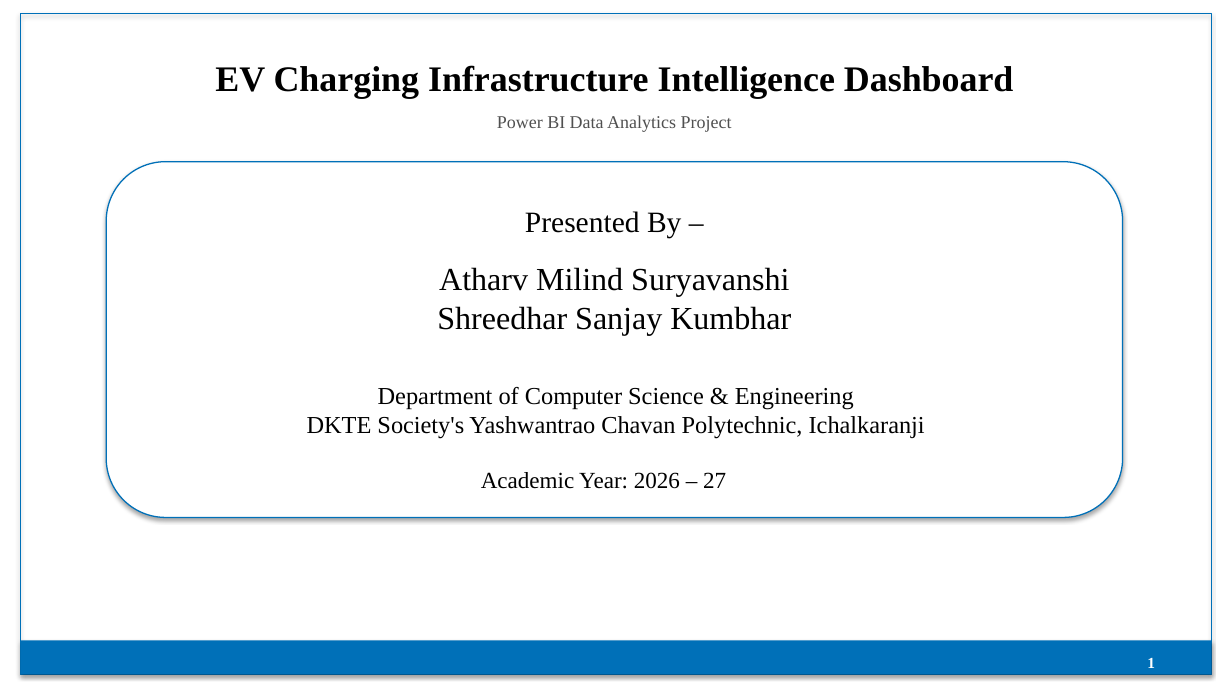
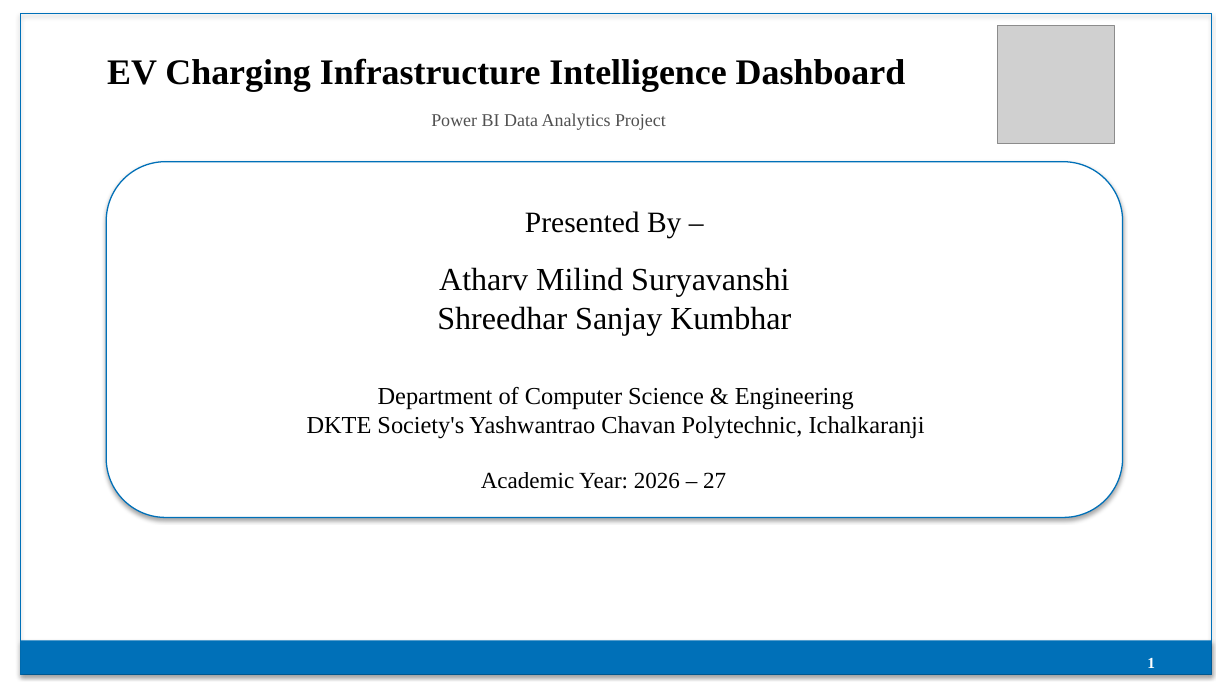
Before and after one commit to athrav138/Data-Science-Internship-Soft-Tech-12-Weeks, a slide deck: slide 1 of Projects 4 & 11 Week/Project 2 - EV Charging Infrastructure Intelligence - Power BI Project - Week 11/EV_Charging_Infrastructure_Dashboard_Academic_Theme_Times_New_Roman.pptx. Drawn at 1232x693 pixels with LibreOffice and Linux fonts; fonts in the diff are those of the drawing; grey boxes stand for pictures. Boxes give left, top, right and bottom in pixels: in the first picture for what was removed or moved away, otherwise in the second. Text is boxed around its words. In the diff, an @@ line names an element or a change of style, - is before the commit and + after.

```diff
--- a/Projects 4 & 11 Week/Project 2 - EV Charging Infrastructure Intelligence - Power BI Project - Week 11/EV_Charging_Infrastructure_Dashboard_Academic_Theme_Times_New_Roman.pptx
+++ b/Projects 4 & 11 Week/Project 2 - EV Charging Infrastructure Intelligence - Power BI Project - Week 11/EV_Charging_Infrastructure_Dashboard_Academic_Theme_Times_New_Roman.pptx
@@ picture added at bbox=[997, 26, 1115, 143] @@
@@ text "EV Charging Infrastructure Intelligence Dashboard": place and size @@
-text "EV Charging Infrastructure Intelligence Dashboard" at bbox=[215, 65, 1014, 98]
+text "EV Charging Infrastructure Intelligence Dashboard" at bbox=[107, 58, 906, 92]
@@ text "Power BI Data Analytics Project": place and size @@
-text "Power BI Data Analytics Project" at bbox=[497, 115, 732, 132]
+text "Power BI Data Analytics Project" at bbox=[431, 113, 666, 130]
```
Also in this commit, not shown: 2 other files.
